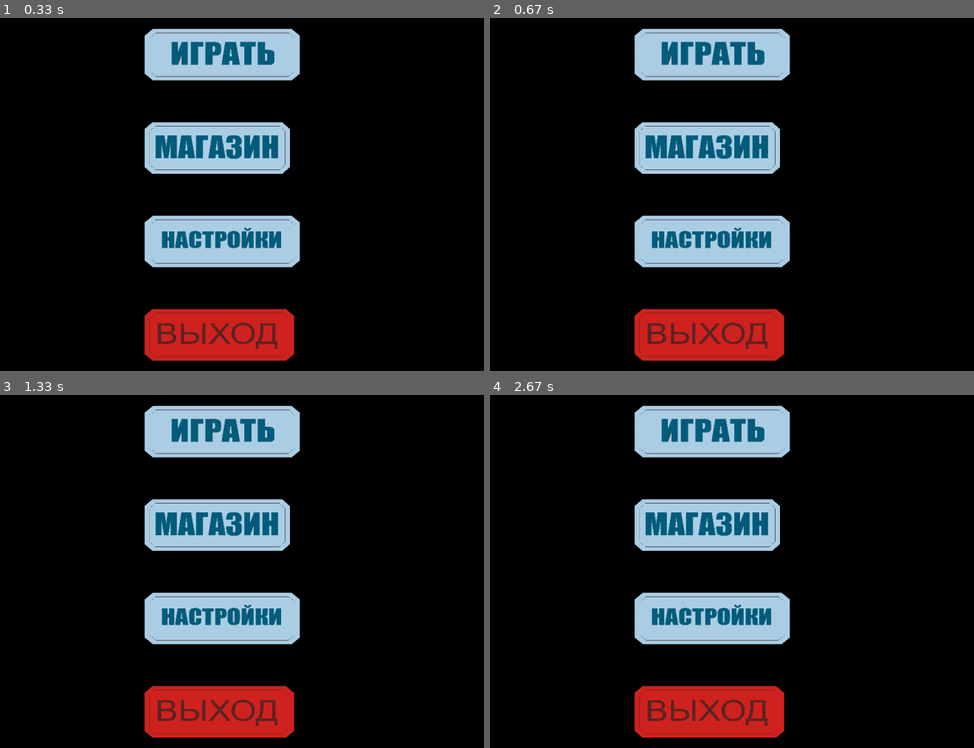
Above: before the commit, frames 1-4 (two rows, left to right).
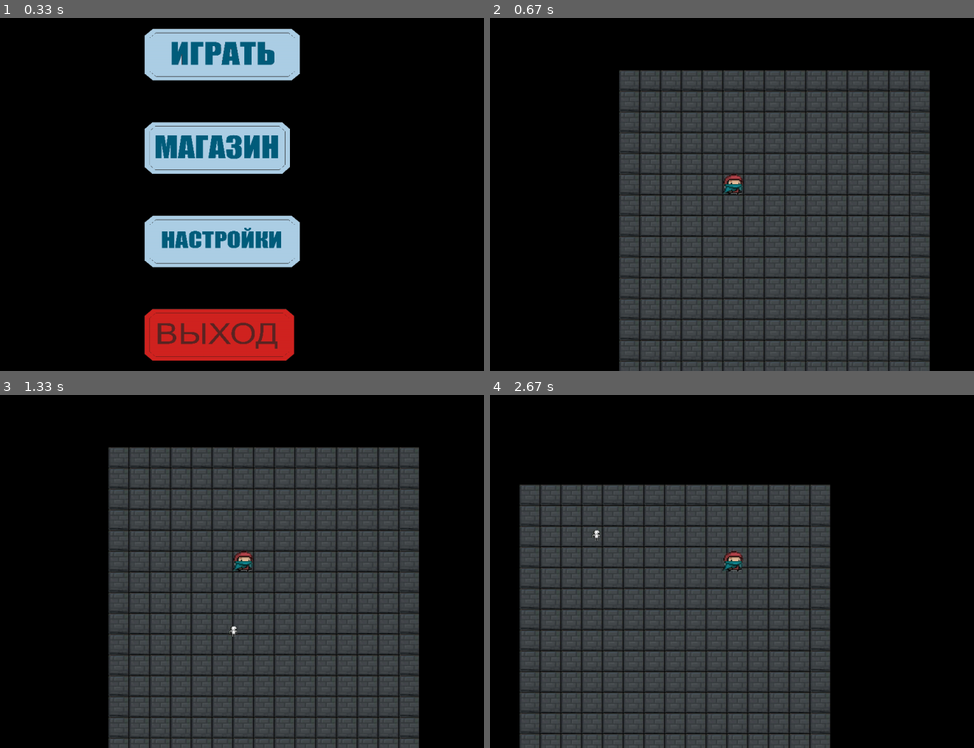
Above: after the commit, the same moments.

Repository: AmirHai/PyGameProject
Game: pygame game, started from classes/main.py
Two runs of this game, one before a commit and one after it. Both use one fixed random seed, a clock stepped at 60 frames per second and the inputs below.
Inputs (mouse positions are in pixels of both pictures, inside the frame that each line leads up to):
- Up to frame 1 (0.33 s): no input
- Up to frame 2 (0.67 s): hold Esc from 0.33 s (still down)
- Up to frame 3 (1.33 s): release Esc at 0.8 s; click (246, 585) at 0.88 s; hold D from 1.17 s (still down)
- Up to frame 4 (2.67 s): release D at 1.63 s; hold W 1.67-1.97 s; click (528, 504) at 2.05 s; hold D from 2.33 s (still down)

Frame 1 is identical in both runs. In frame 2, 57% of the frame differs, in the area x 26-91%, y 2-100%; in frame 3, 57%, in the area x 22-87%, y 2-100%; in frame 4, 51%.

Commit message:
Создал механику стрельбы

Diff:
--- a/classes/AllConstants.py
+++ b/classes/AllConstants.py
@@ -8,6 +8,6 @@
 BUTTONSIZE = (300, 100)
 HEROSIZE = (80, 80)
 # точка ценра для прорисовки главного героя
-CENTER = (600, 320)
+CENTER = (620, 340)
 PIXELSIZE = 40
 ROOMSIZE = 15
--- /dev/null
+++ b/classes/Bullet.py
@@ -0,0 +1,40 @@
+from AllConstants import *
+from serviceFunctions import load_image
+
+
+class Bullet(pygame.sprite.Sprite):
+    def __init__(self, group, pos):
+        super().__init__(group)
+        self.lenght = (pos[0] - CENTER[0] - PIXELSIZE * 0.5, pos[1] - CENTER[1] - PIXELSIZE * 0.5)
+        self.image = pygame.transform.scale(load_image('enemy.png'), (PIXELSIZE * 0.5, PIXELSIZE * 0.5))
+        self.mask = pygame.mask.from_surface(self.image)
+        self.rect = self.image.get_rect()
+        self.rect = self.rect.move(CENTER[0] + PIXELSIZE * 0.25, CENTER[1] + PIXELSIZE * 0.25)
+        self.speed = 5
+        self.xspeed = None
+        self.yspeed = None
+        if abs(self.lenght[0]) > abs(self.lenght[1]):
+            time = self.lenght[0] / self.speed
+            self.yspeed = self.lenght[1] / time if self.lenght[0] > 0 else -(self.lenght[1] / time)
+            self.floatspeed = self.yspeed % 1 if self.yspeed > 0 else -(abs(self.yspeed) % 1)
+        elif abs(self.lenght[0]) < abs(self.lenght[1]):
+            time = self.lenght[1] / self.speed
+            self.xspeed = self.lenght[0] / time if self.lenght[1] > 0 else -(self.lenght[0] / time)
+            self.floatspeed = self.xspeed % 1 if self.xspeed > 0 else -(abs(self.xspeed) % 1)
+
+    def update(self):
+        if self.yspeed:
+            self.floatspeed += self.yspeed % 1 if self.yspeed > 0 else -(abs(self.yspeed) % 1)
+            self.rect = self.rect.move(self.speed if self.lenght[0] > 0 else -self.speed, self.yspeed)
+            self.rect = self.rect.move(0, self.floatspeed)
+            if abs(self.floatspeed) >= 1:
+                self.floatspeed = self.floatspeed % 1 if self.yspeed > 0 else -(abs(self.floatspeed) % 1)
+        elif self.xspeed:
+            self.floatspeed += self.xspeed % 1 if self.xspeed > 0 else -(abs(self.xspeed) % 1)
+            self.rect = self.rect.move(self.xspeed, self.speed if self.lenght[1] > 0 else -self.speed)
+            self.rect = self.rect.move(self.floatspeed, 0)
+            if abs(self.floatspeed) >= 1:
+                self.floatspeed = self.floatspeed % 1 if self.xspeed > 0 else -(abs(self.floatspeed) % 1)
+        else:
+            self.rect = self.rect.move(self.speed if self.lenght[0] > 0 else -self.speed,
+                                       self.speed if self.lenght[1] > 0 else -self.speed)
--- a/classes/GameMap.py
+++ b/classes/GameMap.py
@@ -15,12 +15,13 @@
         super().__init__(Group)
         self.image = pygame.transform.scale(IMAGES[walls_type], (40, 40))
         self.rect = self.image.get_rect().move(posX, posY)
+        self.mask = pygame.mask.from_surface(self.image)
 
 
 class Player(pygame.sprite.Sprite):
     def __init__(self, player, Group):
         super().__init__(Group)
-        self.image = pygame.transform.scale(IMAGES[player], (40, 40))
+        self.image = pygame.transform.scale(IMAGES[player], (PIXELSIZE, PIXELSIZE))
         self.rect = self.image.get_rect().move(CENTER[0], CENTER[1])
 
 
--- a/classes/GameProcess.py
+++ b/classes/GameProcess.py
@@ -1,18 +1,19 @@
 from GameMap import *
+from Bullet import Bullet
+from mainMenu import menu_init
 
 
 def gameInit():
     gmap = GameMap()
     allkeys = [False] * 4
     buttons = [pygame.K_w, pygame.K_s, pygame.K_a, pygame.K_d]
-
+    bullets_sprites = pygame.sprite.Group()
+    bullet = None
     camera = Camera()
-
     while True:
         for event in pygame.event.get():
             if event.type == pygame.QUIT:
                 terminate()
-
             if event.type == pygame.KEYDOWN:
                 for i, key in enumerate(buttons):
                     if event.key == key:
@@ -21,6 +22,10 @@
                 for i, key in enumerate(buttons):
                     if event.key == key:
                         allkeys[i] = False
+            if event.type == pygame.MOUSEBUTTONDOWN:
+                bullet = Bullet(bullets_sprites, event.pos)
+            if event.type == pygame.KEYDOWN and event.key == pygame.K_ESCAPE:
+                menu_init()
         camera.update(0, 0)
         if allkeys[0]:
             gmap.MainHeroPosition = [gmap.MainHeroPosition[0], gmap.MainHeroPosition[1] - 0.1]
@@ -34,10 +39,17 @@
         if allkeys[3]:
             gmap.MainHeroPosition = [gmap.MainHeroPosition[0] + 0.1, gmap.MainHeroPosition[1]]
             camera.update(-4, 0)
-
+        for i in bullets_sprites:
+            i.update()
+            for j in gmap.allWalls:
+                if pygame.sprite.collide_mask(i, j):
+                    i.remove(bullets_sprites)
+                    continue
         camera.apply(gmap.allWalls)
         camera.apply(gmap.allEmpty)
-
+        if bullet:
+            camera.apply(bullets_sprites)
         gmap.render()
+        bullets_sprites.draw(SCREEN)
         pygame.display.flip()
         CLOCK.tick(FPS)
--- a/classes/main.py
+++ b/classes/main.py
@@ -1,20 +1,11 @@
 from mainMenu import menu_init
 from AllConstants import *
-from serviceFunctions import terminate
+from GameProcess import gameInit
 
 if __name__ == '__main__':
     pygame.init()
     scrSize = WIDTH, HEIGHT
     screen = pygame.display.set_mode(scrSize)
     pygame.display.set_caption('Game')
-    screen.fill('White')
     menu_init()
-    while True:
-        for event in pygame.event.get():
-            if event == pygame.QUIT:
-                terminate()
-            if event.type == pygame.KEYDOWN and event.key == pygame.K_ESCAPE:
-                menu_init()
-        SCREEN.fill('White')
-        pygame.display.flip()
-        CLOCK.tick(FPS)
+    gameInit()
--- a/classes/mainMenu.py
+++ b/classes/mainMenu.py
@@ -1,6 +1,5 @@
 from AllConstants import *
 from serviceFunctions import load_image, terminate
-from GameProcess import gameInit
 
 
 def menu_init():
@@ -31,13 +30,15 @@
                 terminate()
             if event.type == pygame.MOUSEBUTTONDOWN:
                 if play_sprite.rect.collidepoint(event.pos):
-                    gameInit()
+                    return
                 if store_sprite.rect.collidepoint(event.pos):
                     pass
                 if settings_sprite.rect.collidepoint(event.pos):
                     pass
                 if exit_sprite.rect.collidepoint(event.pos):
                     terminate()
+            if event.type == pygame.KEYDOWN and event.key == pygame.K_ESCAPE:
+                return
         SCREEN.fill('Black')
         buttons_sprites.draw(SCREEN)
         pygame.display.flip()
